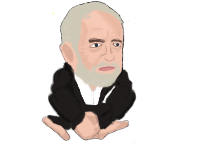
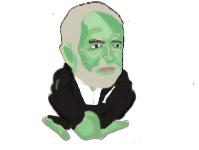
Layers edited between the first and the second w=199, h=150 image:
added layer "Layer 13" above "head" over [43, 26, 149, 144]
added group "head" with 16 layers above "hair outline" over [52, 2, 195, 90]
added layer "outline top" in group "head" over [88, 39, 123, 63]
added layer "eye brows" in group "head" over [88, 40, 195, 85]
added layer "Layer 12" in group "head" over [93, 24, 136, 48]
added layer "eye hite" in group "head" over [91, 44, 121, 49]
added layer "hair" in group "head" over [60, 2, 125, 89]
added layer "lips" in group "head" over [94, 35, 117, 73]
added layer "face crease" in group "head" over [78, 28, 123, 68]
added layer "face shadow" (37%) in group "head" over [75, 9, 124, 73]
added layer "face highlights" (91%) in group "head" over [83, 11, 123, 61]
added layer "face" in group "head" over [52, 8, 125, 90]
added layer "ear shadow" (51%) in group "head" over [62, 44, 75, 65]
added layer "ear" in group "head" over [59, 43, 78, 81]
added layer "ouline" in group "head" over [59, 2, 129, 89]
